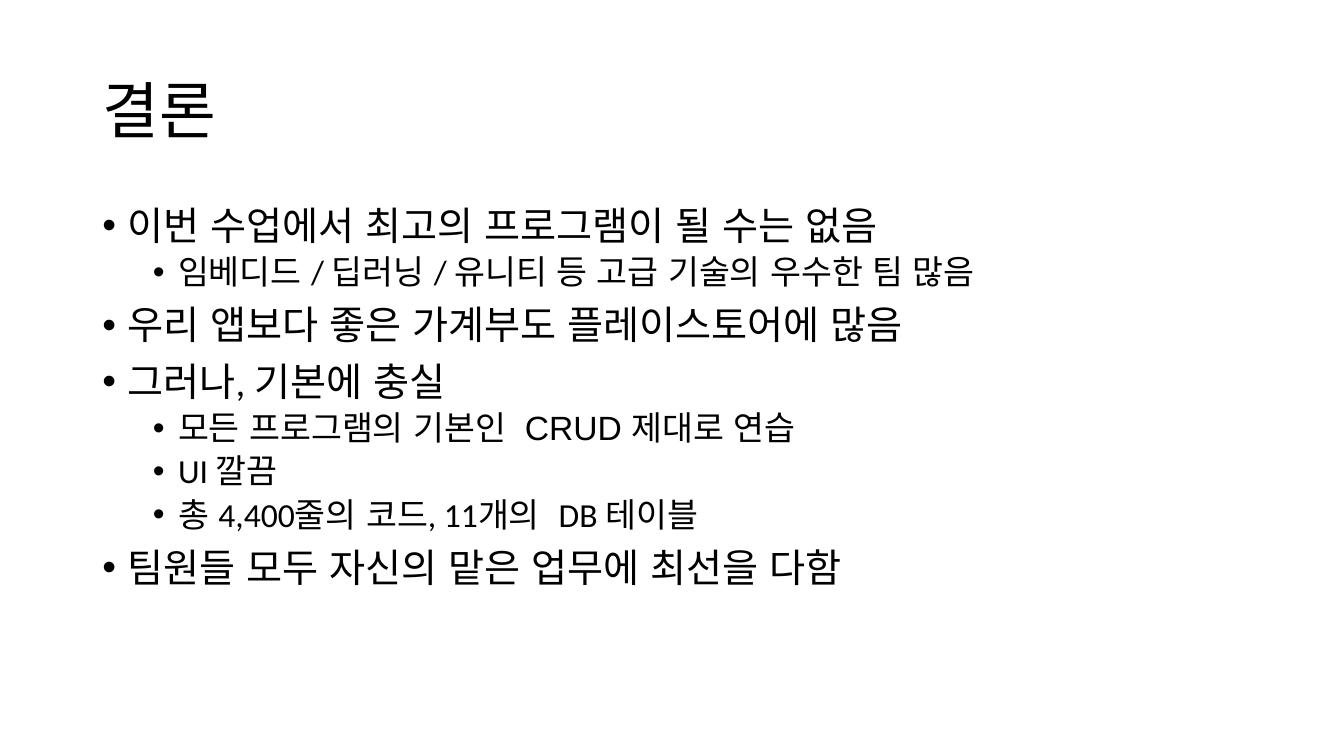
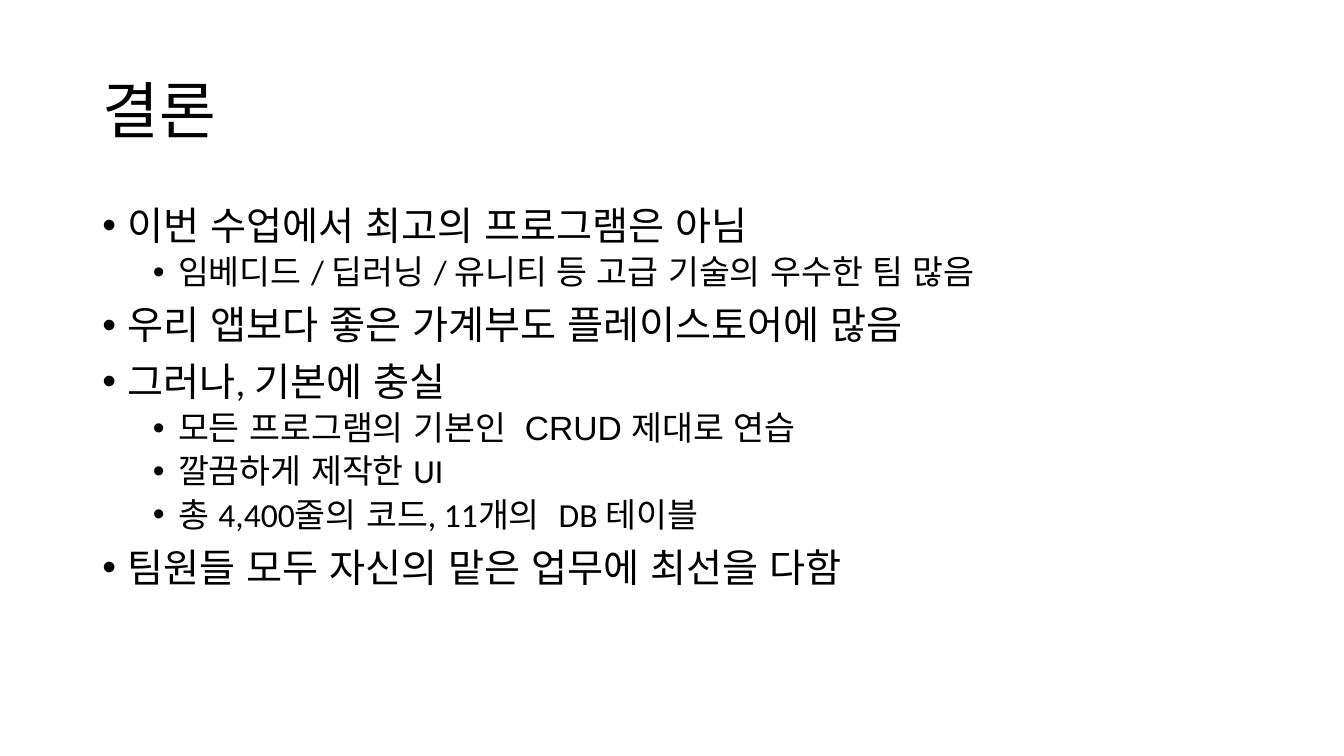
Before and after one commit to JonJaryongLee/AccountBook, a slide deck: slide 21 of 문서자료/AccountBook_최종발표_PPT.pptx (slide 20 before the commit). Drawn at 1344x756 pixels with LibreOffice and Linux fonts; fonts in the diff are those of the drawing. Boxes give left, top, right and bottom in pixels: in the first picture for what was removed or moved away, otherwise in the second. Text is boxed around its words. In the diff, an @@ line names an element or a change of style, - is before the commit and + after.

```diff
--- a/문서자료/AccountBook_최종발표_PPT.pptx
+++ b/문서자료/AccountBook_최종발표_PPT.pptx
@@ text at (x1=128, y1=207, x2=748, y2=243): text changed @@
-• 이번 수업에서 최고의 프로그램이 될 수는 없음
+• 이번 수업에서 최고의 프로그램은 아님
@@ text at (x1=178, y1=455, x2=443, y2=486): text changed @@
-  • UI 깔끔
+  • 깔끔하게 제작한 UI
```
Also in this commit, not shown: 4 other slides changed, 4 slides added, 2 slides removed, 1 other file.
